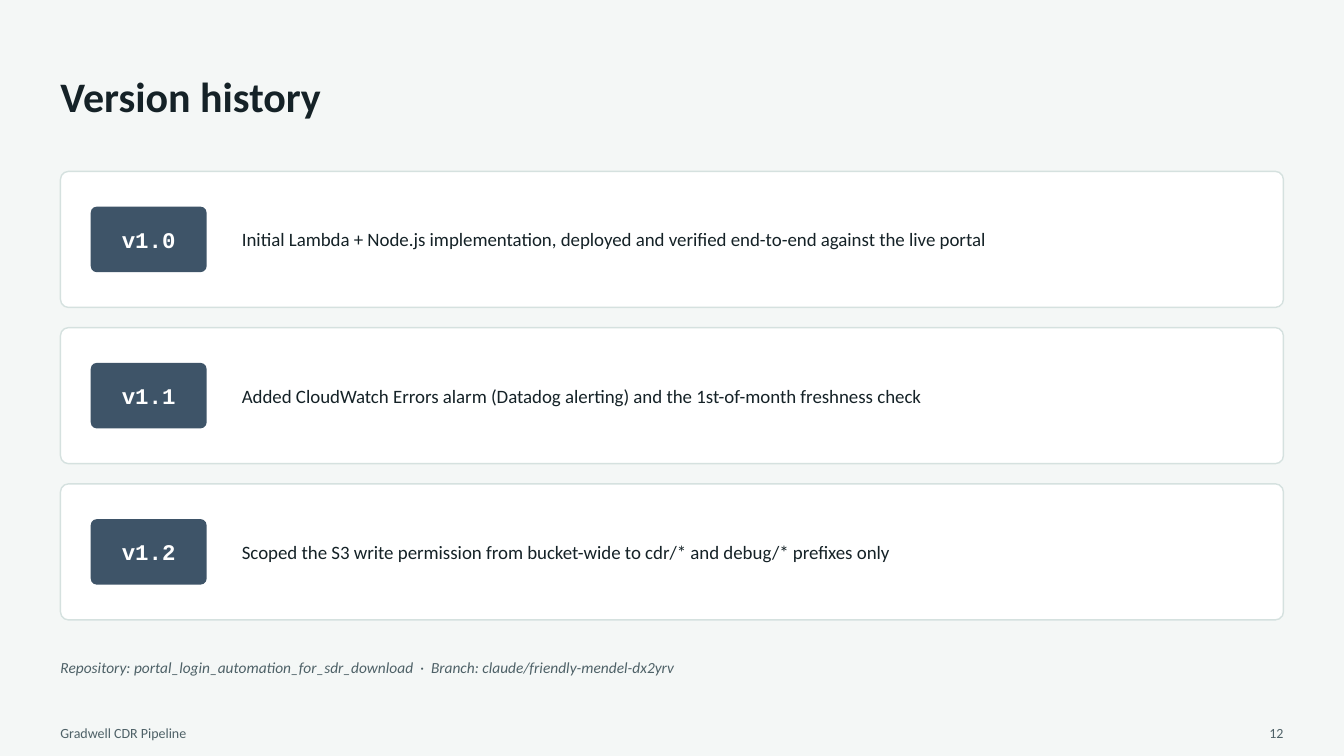
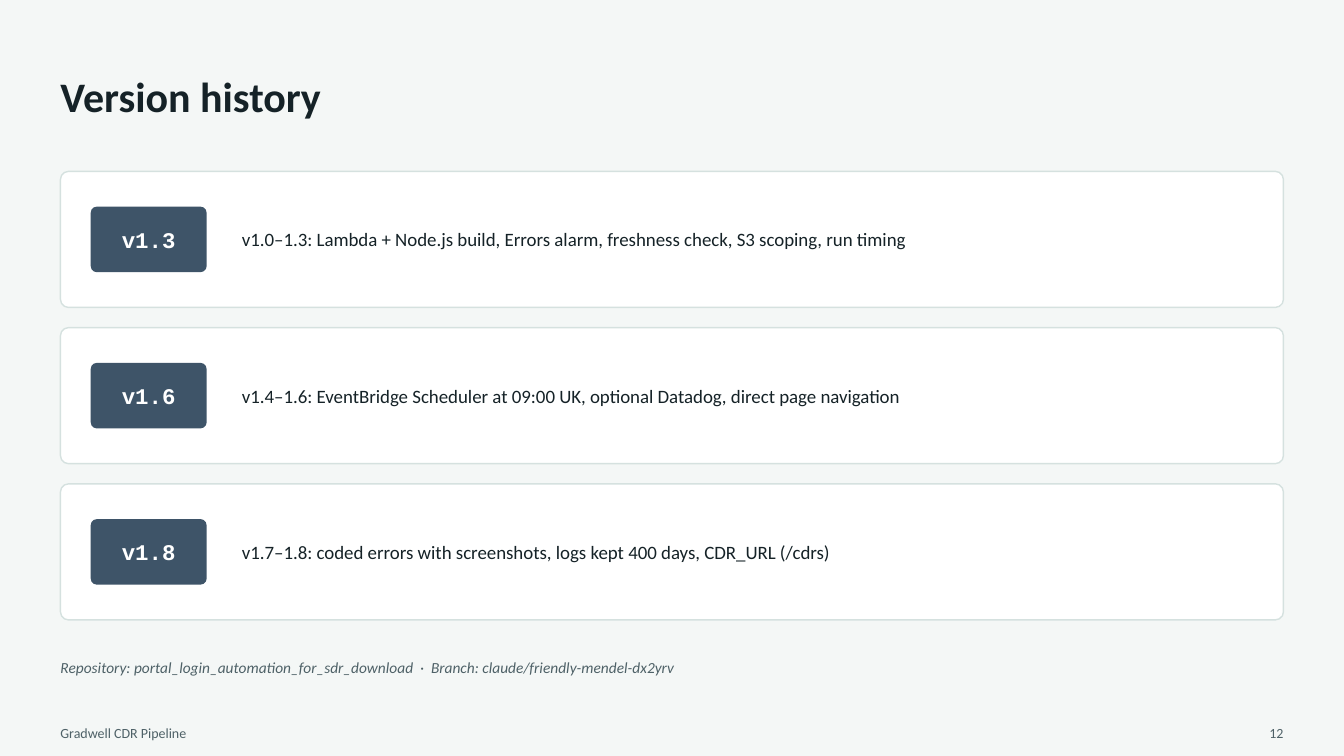
Before and after one commit to owenid/portal_login_automation_for_sdr_download, a slide deck: slide 12 of Gradwell-CDR-Pipeline-Solution-Overview.pptx. Drawn at 1344x756 pixels with LibreOffice and Linux fonts; fonts in the diff are those of the drawing. Boxes give left, top, right and bottom in pixels: in the first picture for what was removed or moved away, otherwise in the second. Text is boxed around its words. In the diff, an @@ line names an element or a change of style, - is before the commit and + after.

```diff
--- a/Gradwell-CDR-Pipeline-Solution-Overview.pptx
+++ b/Gradwell-CDR-Pipeline-Solution-Overview.pptx
@@ text at (x1=122, y1=233, x2=176, y2=249): text changed @@
-v1.0
+v1.3
@@ text at (x1=242, y1=233, x2=906, y2=250): text changed @@
-Initial Lambda + Node.js implementation, deployed and verified end-to-end against the live portal
+v1.0–1.3: Lambda + Node.js build, Errors alarm, freshness check, S3 scoping, run timing
@@ text at (x1=122, y1=389, x2=176, y2=404): text changed @@
-v1.1
+v1.6
@@ text at (x1=242, y1=390, x2=900, y2=407): text changed @@
-Added CloudWatch Errors alarm (Datadog alerting) and the 1st-of-month freshness check
+v1.4–1.6: EventBridge Scheduler at 09:00 UK, optional Datadog, direct page navigation
@@ text at (x1=122, y1=545, x2=176, y2=560): text changed @@
-v1.2
+v1.8
@@ text at (x1=242, y1=545, x2=830, y2=563): text changed @@
-Scoped the S3 write permission from bucket-wide to cdr/* and debug/* prefixes only
+v1.7–1.8: coded errors with screenshots, logs kept 400 days, CDR_URL (/cdrs)
```
Also in this commit, not shown: 8 other slides changed, 3 other files.
